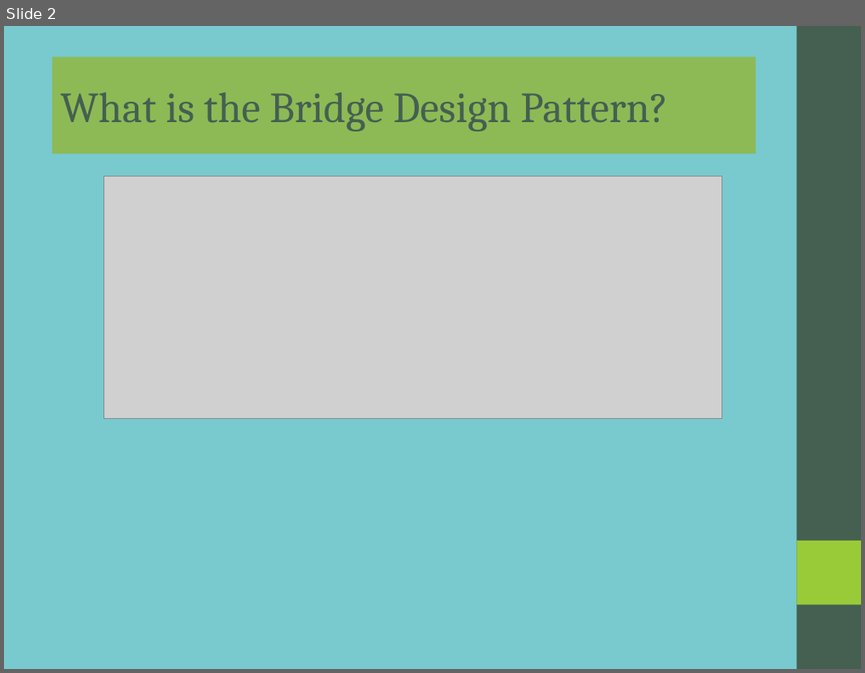
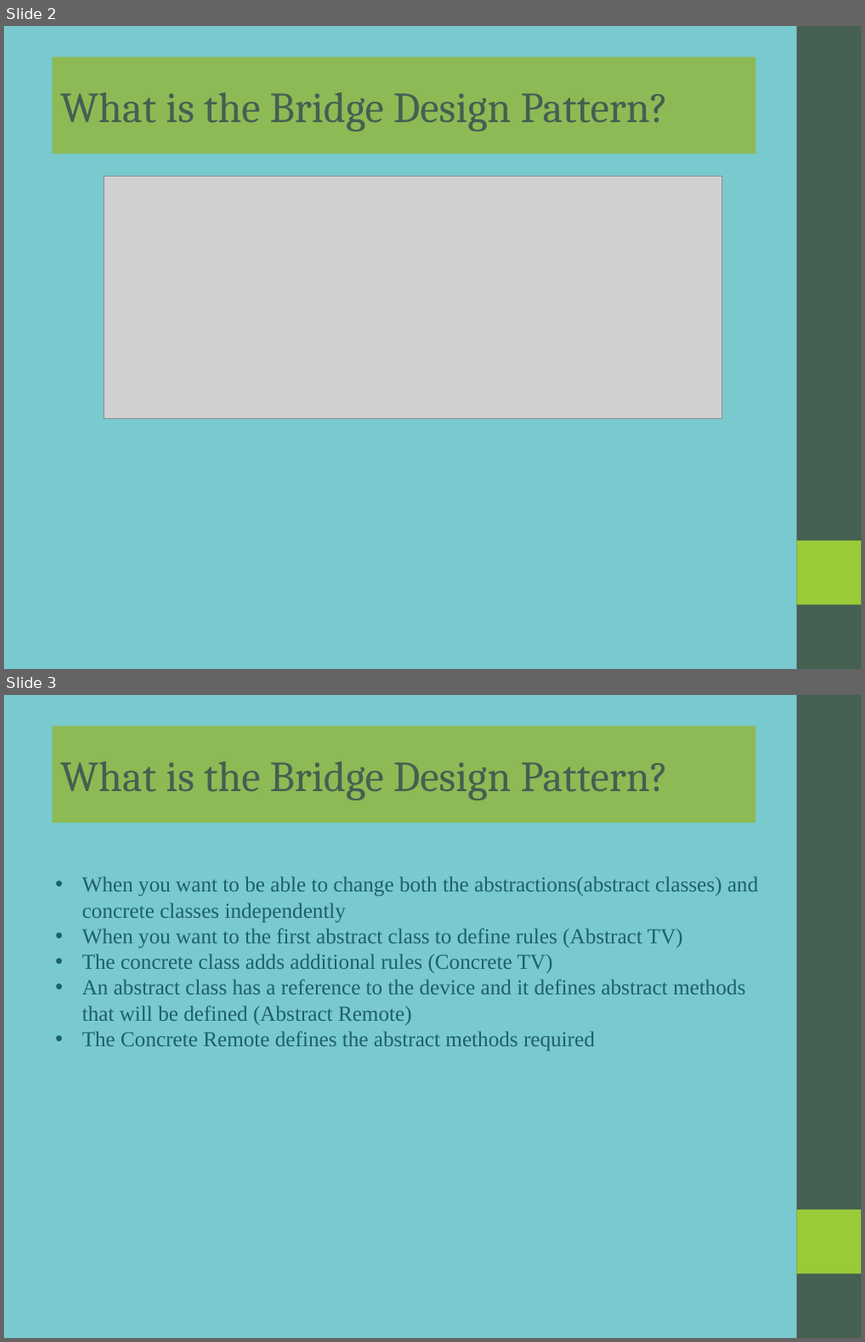
Before and after one commit to rzuniga64/java, a slide deck: design_patterns/src/bridge/docs/bridge.ppt. Shown one above the other, each under a label of ours: slide 2 before the commit, slides 2 and 3 after it. The pictures are 865x673 and 865x1342 pixels, drawn with LibreOffice and Linux fonts; fonts in the diff are those of the drawing; grey boxes stand for pictures. Boxes give left, top, right and bottom in pixels: in the first picture for what was removed or moved away, otherwise in the second. Text is boxed around its words. In the diff, an @@ line names an element or a change of style, - is before the commit and + after.

```diff
--- a/design_patterns/src/bridge/docs/bridge.ppt
+++ b/design_patterns/src/bridge/docs/bridge.ppt
@@ slide 3 added at (4,695,861,1338), background #78CACF; not listed: 2 template elements that a slide beside it also shows @@
@@ rectangle added at (52,726,755,823), fill #8DBA55, 36 pt, text #455F51 @@
+What is the Bridge Design Pattern?
@@ text added at (82,876,758,1051), 18 pt, text #1E5E70 @@
+• When you want to be able to change both the abstractions(abstract classes) and concrete classes independently
+• When you want to the first abstract class to define rules (Abstract TV)
+• The concrete class adds additional rules (Concrete TV)
+• An abstract class has a reference to the device and it defines abstract methods that will be defined (Abstract Remote)
+• The Concrete Remote defines the abstract methods required
```
Also in this commit, not shown: 10 other files.
